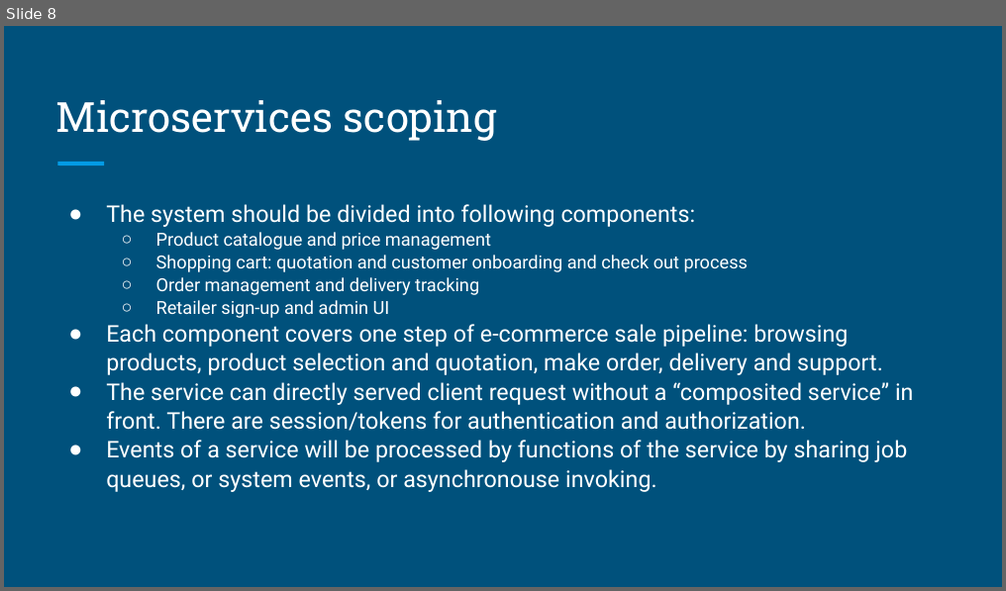
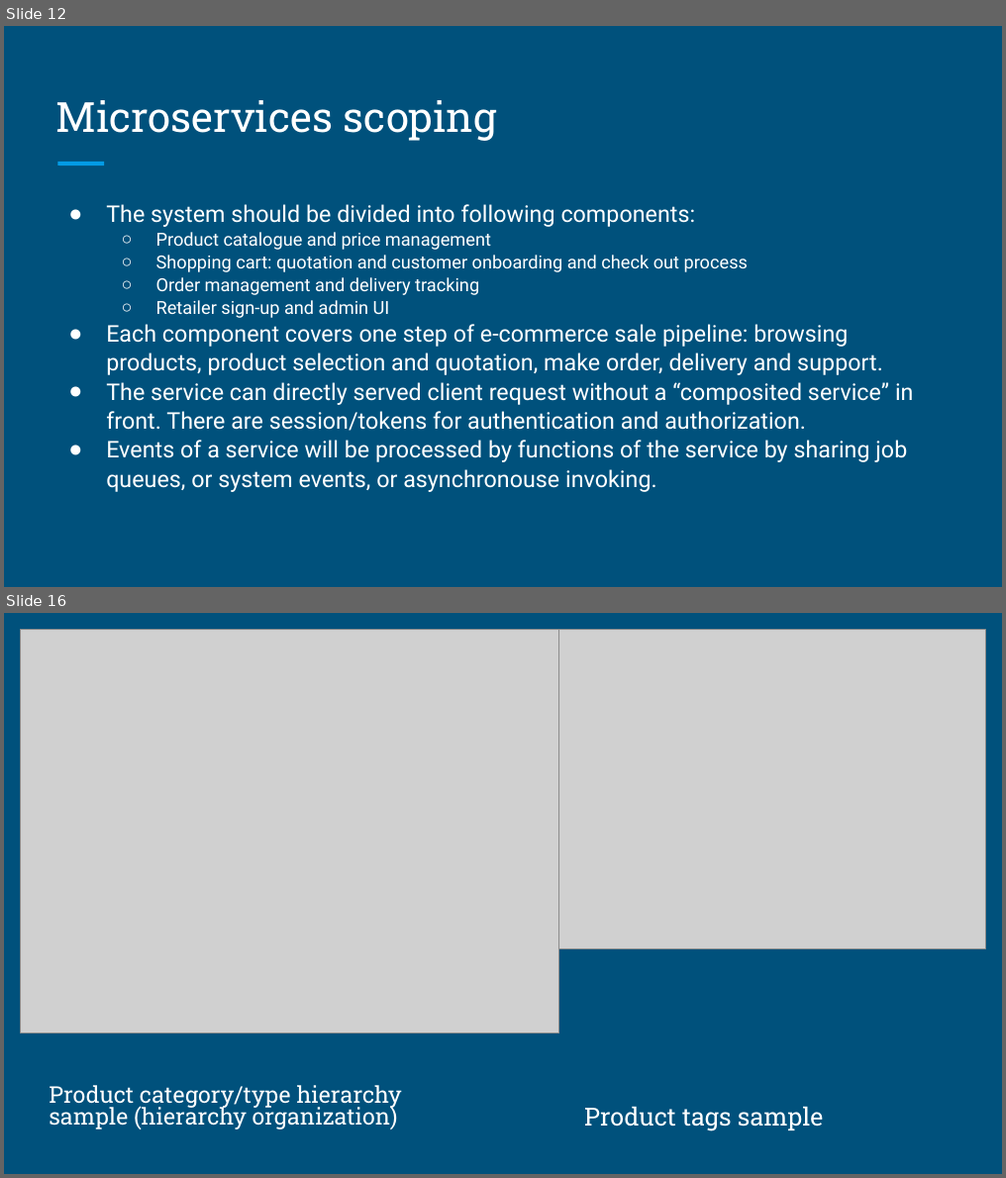
Before and after one commit to myquartz/myq-online-shopping, a slide deck: design/MyQ Online Shopping.odp. Shown one above the other, each under a label of ours: slide 8 before the commit, slides 12 and 16 after it; the slides between them are not shown. The pictures are 1006x591 and 1006x1178 pixels, drawn with LibreOffice and Linux fonts; fonts in the diff are those of the drawing; grey boxes stand for pictures. Boxes give left, top, right and bottom in pixels: in the first picture for what was removed or moved away, otherwise in the second. Text is boxed around its words. In the diff, an @@ line names an element or a change of style, - is before the commit and + after.

```diff
--- a/design/MyQ Online Shopping.odp
+++ b/design/MyQ Online Shopping.odp
@@ slide 16 added at bbox=[4, 613, 1002, 1174], background #00517C @@
@@ picture added at bbox=[21, 630, 559, 1034] @@
@@ picture added at bbox=[558, 630, 985, 950] @@
@@ text added at bbox=[49, 1085, 402, 1130], 16.6 pt, text #FFFFFF @@
+Product category/type hierarchy sample (hierarchy organization)
@@ text added at bbox=[584, 1106, 823, 1132], 18 pt, text #FFFFFF @@
+Product tags sample
@@ what was slide 8 is now slide 12 @@
```
Also in this commit, not shown: 2 slides changed, 29 other slides added, 2 other files.
